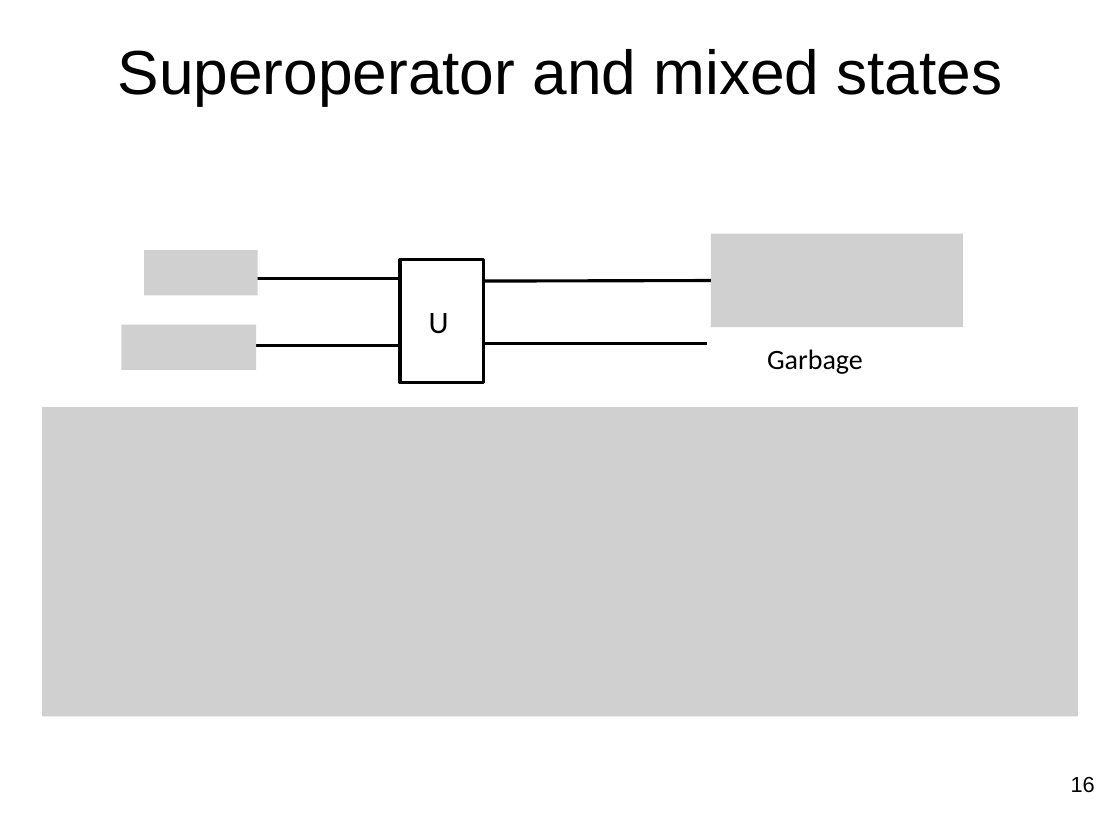
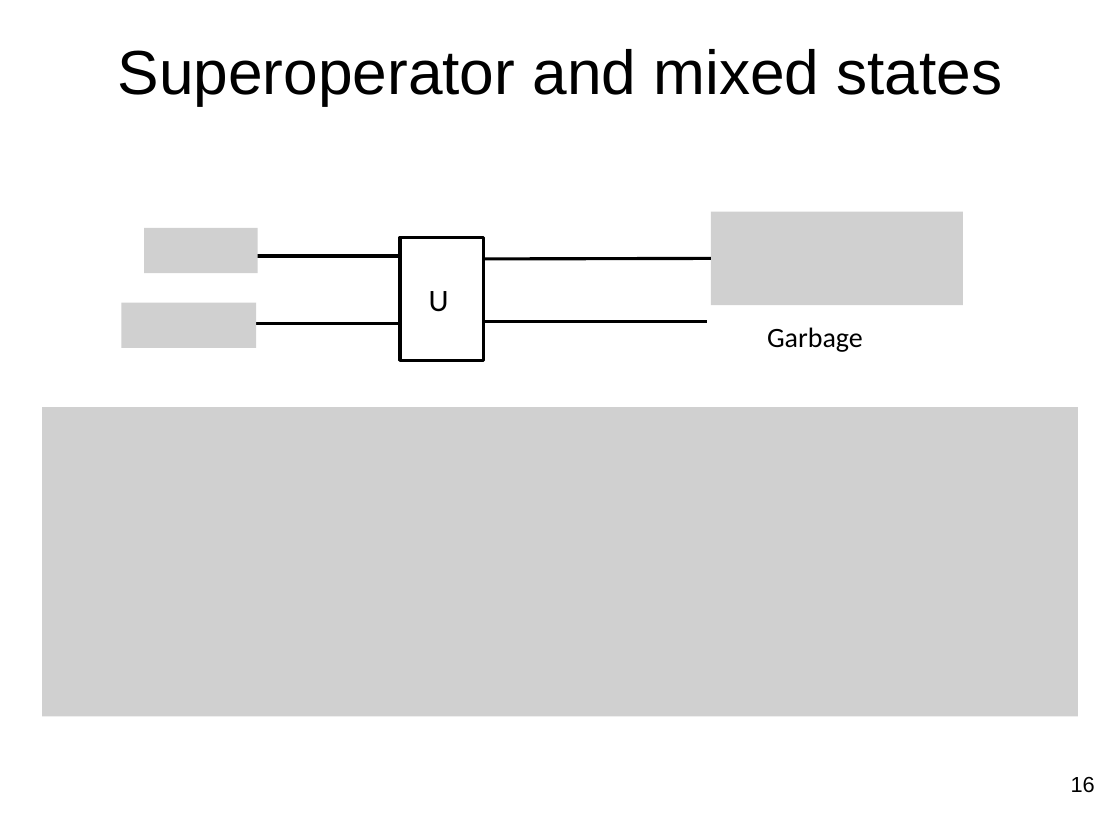
Before and after one commit to jlmucb/class_notes, a slide deck: slide 16 of BerkeleyClass/CS290Spring2013/Lectures/QC.pptx. Drawn at 1120x840 pixels with LibreOffice and Linux fonts; fonts in the diff are those of the drawing; grey boxes stand for pictures. Boxes give left, top, right and bottom in pixels: in the first picture for what was removed or moved away, otherwise in the second. Text is boxed around its words. In the diff, an @@ line names an element or a change of style, - is before the commit and + after.

```diff
--- a/BerkeleyClass/CS290Spring2013/Lectures/QC.pptx
+++ b/BerkeleyClass/CS290Spring2013/Lectures/QC.pptx
@@ 3 lines, 2 pictures, 1 text: place and size @@
-3 lines, 2 pictures, 1 text at (144,234,963,374)
+3 lines, 2 pictures, 1 text at (144,212,963,352)
@@ 1 picture, 1 text, 1 rectangle, 1 line: place and size @@
-1 picture, 1 text, 1 rectangle, 1 line at (121,260,707,383)
+1 picture, 1 text, 1 rectangle, 1 line at (121,237,707,361)
```
Also in this commit, not shown: 1 other slide changed, 1 slide added.
